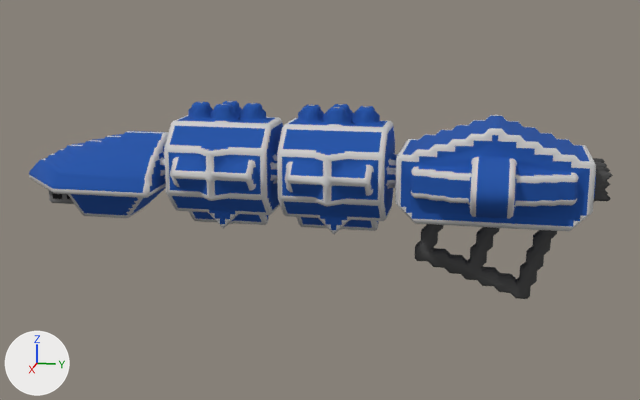
Before and after pictures for a commit that changed the OBJ model src/jsMain/resources/meshes/diadochi-3-ereshkigal-class.obj.
Rendered twice from a 50 mm lens placed at (157.4, 35.1, 55.7), pointed at (-0.5, 3.5, 16.2). The lights are fixed; the arrows at lower left show +X, +Y and +Z. Where no turn or scale is listed for an object, it has been applied to the vertices.

Script lines for the objects in view, before the commit:
```python
me_diadochi_3_ereshkigal_class = bpy.data.meshes.new('diadochi-3-ereshkigal-class')
me_diadochi_3_ereshkigal_class.from_pydata(...)  # 3806 vertices, 7022 faces; spans x -16.5..16.5, y -54.5..54.5, z -0.1..33.9
me_diadochi_3_ereshkigal_class.materials.append(mat_diadochi_3_ereshkigal_class)
ob_diadochi_3_ereshkigal_class = bpy.data.objects.new('diadochi-3-ereshkigal-class', me_diadochi_3_ereshkigal_class)
ob_diadochi_3_ereshkigal_class.location = (0.0, 0.0, 0.0)
```
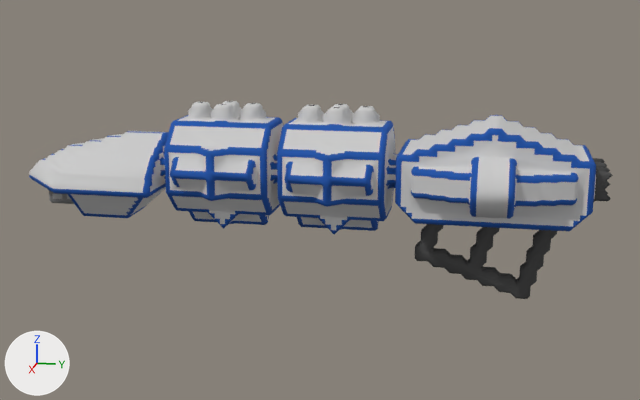
The newer file is also turned or shifted as a whole; pictures and numbers use the older file's frame.

Changed parts and their boxes [x1, y1, x2, y2] in the pictures (640 x 400 px; the box of a moved part takes in the faces that stretch with it):
part 1 of me_diadochi_3_ereshkigal_class, moved or reshaped
    before: [194, 107, 365, 192]
    after: [187, 115, 390, 232]
part 2 of me_diadochi_3_ereshkigal_class, surface changed
    both: [29, 101, 596, 234]

The edits, one by one:
me_diadochi_3_ereshkigal_class is used by ob_diadochi_3_ereshkigal_class; location (0.0, 0.0, 0.0).
me_diadochi_3_ereshkigal_class had 3806 vertices, 7022 faces and spanned x -16.5..16.5, y -54.5..54.5, z -0.1..33.9.
me_diadochi_3_ereshkigal_class now has 3808 vertices, 7011 faces and spans x -16.5..16.5, y -54.5..54.5, z -0.1..33.9.
me_diadochi_3_ereshkigal_class part 1: 2 vertices moved from x 2.5, y -16.0..5.0, z 31.4 to x 3.0, y -15.5..5.5, z 31.4; 14 vertices removed from x -10.0..10.0, y -21.0..20.0, z 11.4..32.4; 21 vertices added at x -10.0..11.0, y -25.3..18.0, z 11.4..32.4.
me_diadochi_3_ereshkigal_class part 2: 5575 kept faces spanning x -16.5..16.5, y -54.5..51.7, z 10.9..33.9 get new texture (UV) coordinates.
